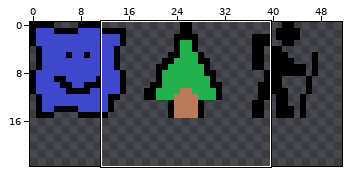
File history of a sprite sheet, src/testasset.png. The picture above shows the old version from afar; the outline marks the close-up.
Close-up. As it was:
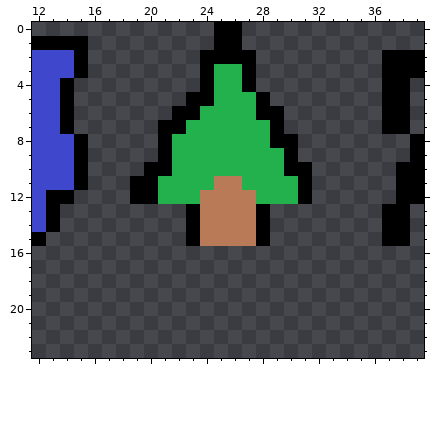
The file is 128x128 pixels. Shown: x 12..39, y 0..23. The wide view leaves out empty margins.
The result:
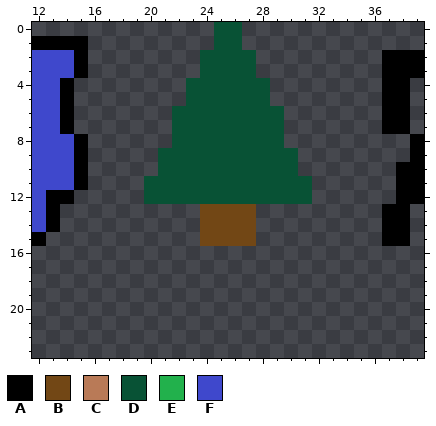
Palette (. is transparent): A #000000  B #724715  C #b97a57  D #085235  E #22b14c  F #3f48cc
Change:
{"y":0,"x":25,"old":"AA","new":"DD"}
{"y":1,"x":25,"old":"AA","new":"DD"}
{"y":2,"x":24,"old":"AAAA","new":"DDDD"}
{"y":3,"x":24,"old":"AEEA","new":"DDDD"}
{"y":4,"x":23,"old":".AEEA.","new":"DDDDDD"}
{"y":5,"x":23,"old":"AAEEEA","new":"DDDDDD"}
{"y":6,"x":22,"old":"AAEEEEAA","new":"DDDDDDDD"}
{"y":7,"x":21,"old":"AAEEEEEEA","new":".DDDDDDDD"}
{"y":8,"x":21,"old":"AEEEEEEEAA","new":".DDDDDDDD."}
{"y":9,"x":21,"old":"AEEEEEEEEA","new":"DDDDDDDDDD"}
{"y":10,"x":20,"old":"AAEEEEEEEEAA","new":".DDDDDDDDDD."}
{"y":11,"x":19,"old":"AAEEEECCEEEEA","new":".DDDDDDDDDDDD"}
{"y":12,"x":19,"old":"AAEEECCCCEEEA","new":".DDDDDDDDDDDD"}
{"y":13,"x":23,"old":"ACCCCA","new":".BBBB."}
{"y":14,"x":23,"old":"ACCCCA","new":".BBBB."}
{"y":15,"x":23,"old":"ACCCCA","new":".BBBB."}
